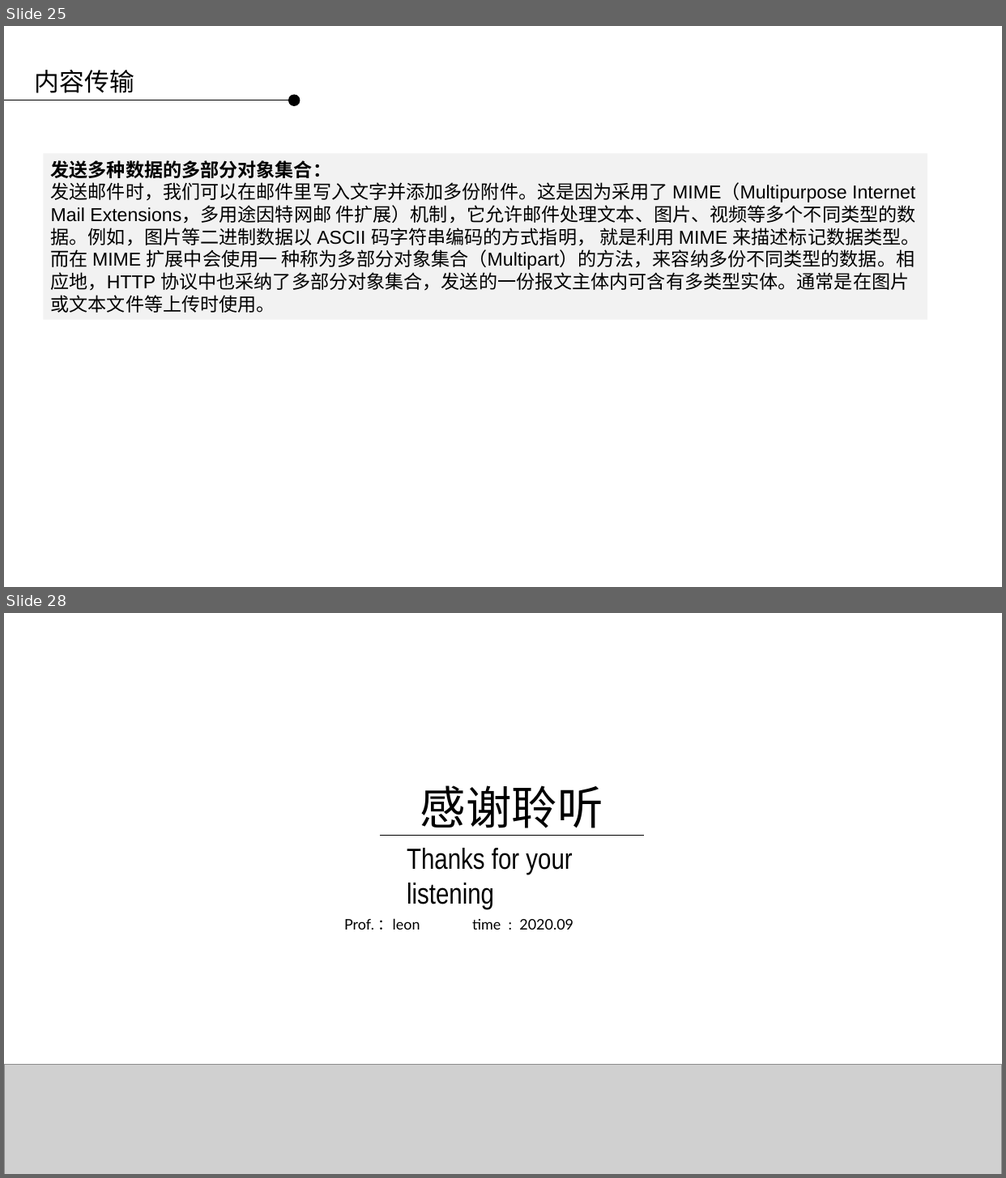
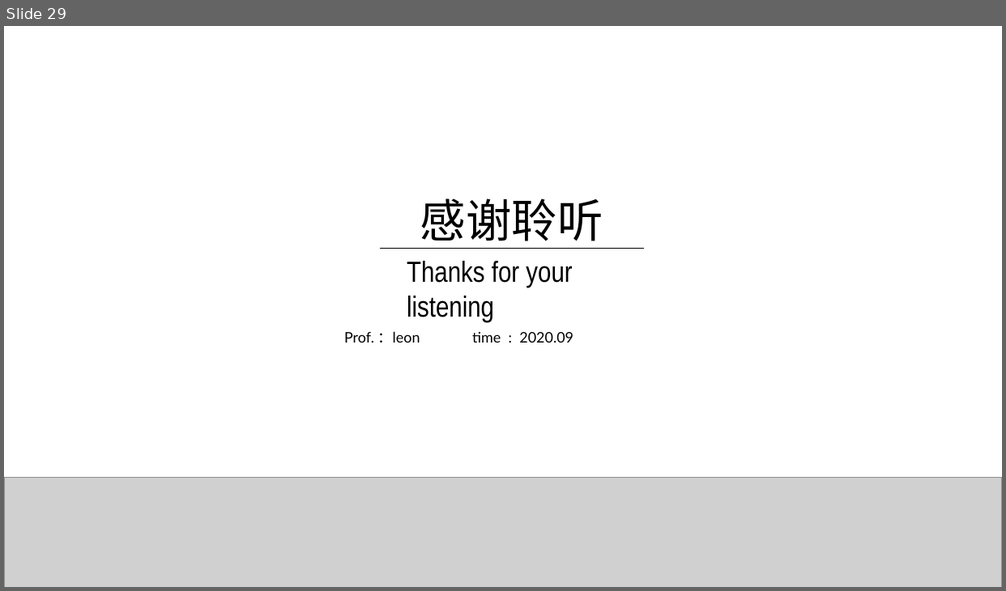
Before and after one commit to applepip/Big_Data, a slide deck: 产品大数据分析与建模/大数据分析与建模 第二讲.pptx. Shown one above the other, each under a label of ours: slides 25 and 28 before the commit, slide 29 after it; the slides between them are not shown. The pictures are 1006x1178 and 1006x591 pixels, drawn with LibreOffice and Linux fonts; fonts in the diff are those of the drawing; grey boxes stand for pictures; background and template pictures are left out. Boxes give left, top, right and bottom in pixels: in the first picture for what was removed or moved away, otherwise in the second. Text is boxed around its words. In the diff, an @@ line names an element or a change of style, - is before the commit and + after.

Commit message:
大数据第二讲建模与python代码实践

```diff
--- a/产品大数据分析与建模/大数据分析与建模 第二讲.pptx
+++ b/产品大数据分析与建模/大数据分析与建模 第二讲.pptx
@@ slide 25 removed at (4, 26, 1002, 587), background picture (left out) @@
@@ text removed at (35, 70, 134, 93) @@
-内容传输
@@ ellipse removed at (288, 95, 300, 107) @@
@@ line removed from (4, 100) to (288, 100) @@
@@ rectangle removed at (43, 153, 927, 319) @@
-发送多种数据的多部分对象集合：
-发送邮件时，我们可以在邮件里写入文字并添加多份附件。这是因为采用了 MIME（Multipurpose Internet Mail Extensions，多用途因特网邮 件扩展）机制，它允许邮件处理文本、图片、视频等多个不同类型的数据。例如，图片等二进制数据以 ASCII 码字符串编码的方式指明， 就是利用 MIME 来描述标记数据类型。而在 MIME 扩展中会使用一 种称为多部分对象集合（Multipart）的方法，来容纳多份不同类型的数据。相应地，HTTP 协议中也采纳了多部分对象集合，发送的一份报文主体内可含有多类型实体。通常是在图片或文本文件等上传时使用。
@@ what was slide 28 is now slide 29 @@
```
Also in this commit, not shown: 1 slide changed, 26 slides added, 24 other slides removed, 2 other files.
